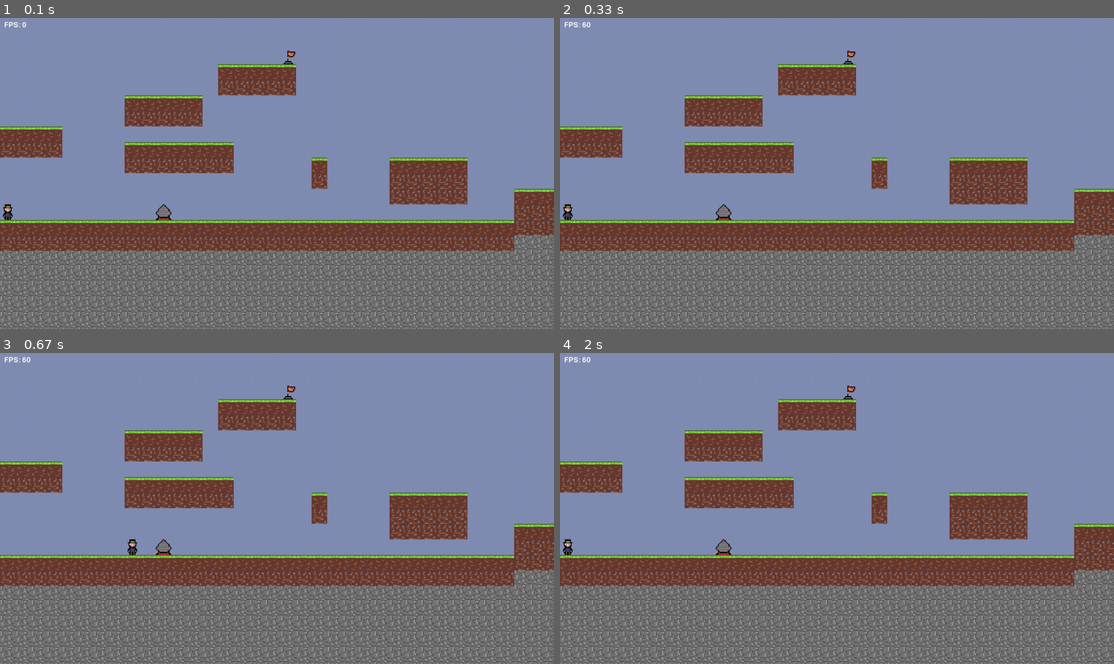
Above: before the commit, frames 1-4 (two rows, left to right).
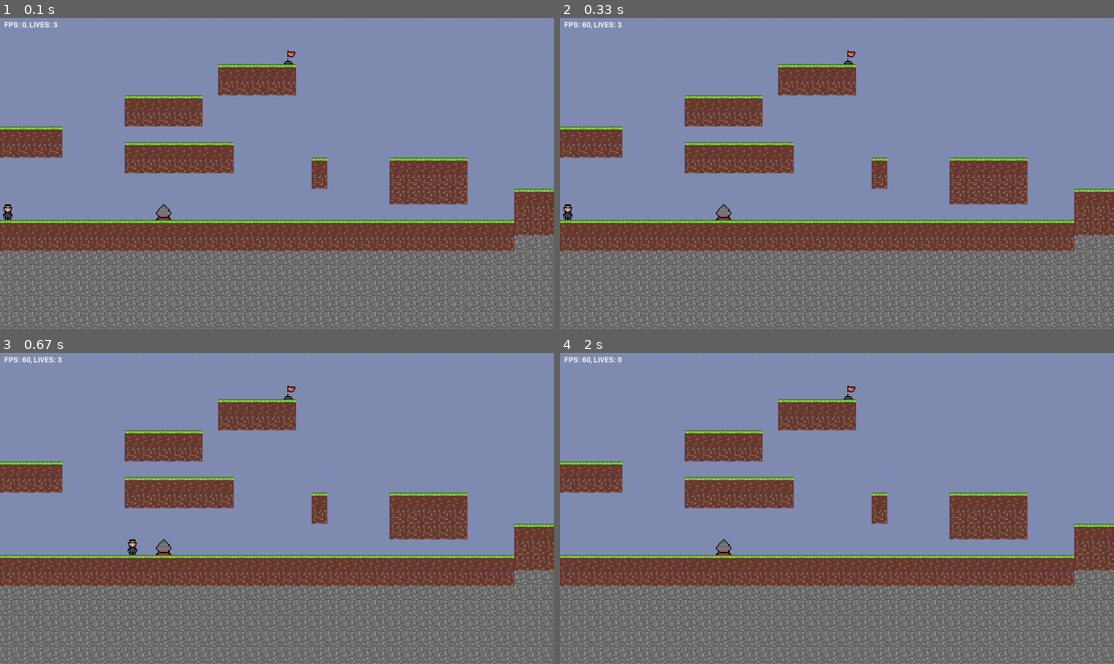
Above: after the commit, the same moments.

Repository: j-x-smith/Pygame-Platformer-Prototype
Game: pygame game, started from main.py
Two runs of this game, one before a commit and one after it. Both use one fixed random seed, a clock stepped at 60 frames per second and the inputs below.
Inputs:
- Up to frame 1 (0.1 s): no input
- Up to frame 2 (0.33 s): no input
- Up to frame 3 (0.67 s): hold Q from 0.33 s (still down); hold Right from 0.33 s (still down)
- Up to frame 4 (2 s): release Q at 0.8 s; release Right at 0.8 s; hold S 0.83-1.3 s; hold Right 0.83-1.3 s; hold E 1.33-1.8 s; hold Right 1.33-1.8 s

The runs differ from the first frame. In frame 1, less than 0.1% of the frame differs, in the area x 4-11%, y 1-4%; in frame 2, less than 0.1%; in frame 3, less than 0.1%; in frame 4, 0.1%, in the area x 0-12%, y 1-65%.

Commit message:
Refactor game structure to implement separate render and update layers, enhance player collision handling, and improve level loading logic

Diff:
--- a/assets/levels/level2.txt
+++ b/assets/levels/level2.txt
@@ -7,7 +7,7 @@
 ..................SGDDGG.............
 GGGS..............SDDDDDGS....F......
 DDD......................GGGGGGGGGGGG
-....S....................DDDDDDDDDDDD
+....S..Z.................DDDDDDDDDDDD
 ...GGGGGGGGG.............DCCCCCCCCCCC
 P.....................Z..DCCCCCCCCCCC
 GGGGGGGGGGGGGGGGGGGGGGGGGDCCCCCCCCCCC
--- a/src/game.py
+++ b/src/game.py
@@ -20,11 +20,13 @@
         self.bg_color = BG_COLOR
         self.bg_music = load_music("assets/sounds/music/bg_music2.wav", volume=20, loop=True)
         self.bg_music.play()
+        self.state = "PLAYING"
 
         pygame.display.set_caption(WINDOW_TITLE)
         self.screen = pygame.display.set_mode((WINDOW_WIDTH, WINDOW_HEIGHT))
 
-        self.all_sprites = pygame.sprite.Group()
+        self.render_layer = pygame.sprite.Group()
+        self.update_layer = pygame.sprite.Group()
         self.tile_sprites = pygame.sprite.Group()
         self.enemy_sprites = pygame.sprite.Group()
         self.laser_sprites = pygame.sprite.Group()
@@ -35,13 +37,17 @@
         if self.player is None:
             self.player = Player(60, 450)
             self.player.tile_sprites = self.tile_sprites
+            self.player.enemy_sprites = self.enemy_sprites
             self.all_sprites.add(self.player)
 
     def load_new_level(self, level_number):
         try:
             level_data = parse_level(f"./assets/levels/level{level_number}.txt")
-            self.all_sprites.empty()
+            self.render_layer.empty()
+            self.update_layer.empty()
             self.tile_sprites.empty()
+            self.enemy_sprites.empty()
+            self.laser_sprites.empty()
             self.player = None
             load_level(level_data, self)
         except Exception as e:
@@ -65,14 +71,16 @@
 
             self.handle_input()
 
-            self.all_sprites.update(self.delta_time)
+            self.update_layer.update(self.delta_time)
 
             self.screen.fill(self.bg_color)
-            self.all_sprites.draw(self.screen)
+            self.render_layer.draw(self.screen)
 
             # Render and blit debug text
-            DEBUG_FONT.draw(self.screen, f"FPS: {self.clock.get_fps():.0f}", pos=(10,10))
-
+            if self.state == "PLAYING":
+                DEBUG_FONT.draw_text(self.screen, f"FPS: {self.clock.get_fps():.0f}, LIVES: {self.player.lives}", pos=(10,10))
+            elif self.state == "GAME_OVER":
+                DEBUG_FONT.draw_text(self.screen, "Game Over!", (WINDOW_WIDTH / 2, WINDOW_HEIGHT / 2))
             pygame.display.flip()
 
         pygame.quit()
--- a/src/levelhandler.py
+++ b/src/levelhandler.py
@@ -41,16 +41,18 @@
                 if cell == Player:
                     game.player = Player(x, y)
                     game.player.tile_sprites = game.tile_sprites
+                    game.player.enemy_sprites = game.enemy_sprites
                     game.player.game = game
-                    game.all_sprites.add(game.player)
+                    game.render_layer.add(game.player)
+                    game.update_layer.add(game.player)
                 elif cell == GrassTile:
                     new_tile = GrassTile(x, y)
                     game.tile_sprites.add(new_tile)
-                    game.all_sprites.add(new_tile)
+                    game.render_layer.add(new_tile)
                 elif cell == DirtTile:
                     new_tile = DirtTile(x, y)
                     game.tile_sprites.add(new_tile)
-                    game.all_sprites.add(new_tile)
+                    game.render_layer.add(new_tile)
                 elif cell == SpikeTile:
                     rotation = 0
                     directions = [
@@ -67,21 +69,23 @@
 
                     new_tile = SpikeTile(x, y, rotation)
                     game.tile_sprites.add(new_tile)
-                    game.all_sprites.add(new_tile)
+                    game.render_layer.add(new_tile)
                 elif cell == CobbleTile:
                     new_tile = CobbleTile(x, y)
                     game.tile_sprites.add(new_tile)
-                    game.all_sprites.add(new_tile)
+                    game.render_layer.add(new_tile)
                 elif cell == Zorg:
                     new_tile = Zorg(x, y)
                     new_tile.tile_sprites = game.tile_sprites
                     new_tile.game = game
-                    game.all_sprites.add(new_tile)
+                    game.render_layer.add(new_tile)
+                    game.update_layer.add(new_tile)
+                    game.enemy_sprites.add(new_tile)
 
                 elif cell == GoalTile:
                     new_tile = GoalTile(x, y)
                     game.tile_sprites.add(new_tile)
-                    game.all_sprites.add(new_tile)
+                    game.render_layer.add(new_tile)
 
 def get_tile(level_data, row, col):
     if 0 <= row < len(level_data) and 0 <= col < len(level_data[row]):
--- a/src/sprites.py
+++ b/src/sprites.py
@@ -12,7 +12,7 @@
         - image_source - (string, or preloaded iamge)
         - x / y - The coordinates you would like the sprite to spawn at.
         - speed - The speed that the sprite will move at (if any speed defined)"""
-    def __init__(self, image_source, x, y, speed, type=None):
+    def __init__(self, image_source, x, y, speed, sprite_type=None):
         super().__init__() # Initialises the sprite class
         if isinstance(image_source, str): # Checking if the source is a string.
             self.image = pygame.image.load(image_source).convert_alpha() # If so, then load the image.
@@ -21,10 +21,11 @@
 
         self.rect = self.image.get_rect(topleft=(x,y)) # Set the "rect" variable to be used in collisions.
         self.speed = speed # Set the speed variable to be used in the update functions
-        self.type = type
+        self.type = sprite_type # sets the sprite type to be used in the collisions.
 
     def update(self, delta_time):
-        """The Basic """
+        """The Basic function to be added to each sprite to handle what they do
+        in every frame."""
         pass
 
     def handle_collision(self, prev_x, prev_y, horiz_verti="HORIZ"):
@@ -115,6 +116,7 @@
                         if isinstance(tile, SpikeTile):
                             self.death_sound.play()
                             self.respawn()
+                            self.lives -= 1
                             return  # Exit early to prevent any further updates
 
                         # 2. Check for Goal Collision (The working goal logic!)
@@ -129,6 +131,12 @@
                                 self.game.load_new_level(self.game.curr_level) # Load the new level
                                 print("GOAL!")
                                 return # Exit early after a goal is triggered
+
+                        if isinstance(tile, Laser):
+                            self.lives -= 1
+                            self.death_sound.play()
+                            self.respawn()
+
                     case "Enemy":
                         if isinstance(tile, SpikeTile):
                             if self.direction_x > 0:
@@ -176,6 +184,7 @@
 
         self.on_ground = False
         self.tile_sprites = None
+        self.enemy_sprites = None
 
         self.death_sound = load_sound("assets/sounds/sfx/death.wav", volume=100)
         self.jump_sound = load_sound("assets/sounds/sfx/jump.wav", volume=100)
@@ -222,7 +231,7 @@
             self.dash_timer = self.dash_duration
 
         # Edge-detect jump so holding the key doesn't chain-fire jumps
-        if down_pressed and not self.down_held:
+        if (down_pressed and not self.down_held) and (self.on_ground == False):
             self.velocity_y = DOWN_STRENGTH
             self.on_ground = False
             self.jump_sound.play()
@@ -243,11 +252,29 @@
         self.rect.x += self.direction_x * self.speed * delta_time
 
         self.handle_collision(prev_x,prev_y, "HORIZ")
+        self.check_enemy_collisions(self.enemy_sprites)
 
         self.velocity_y += GRAVITY * delta_time
         self.rect.y += self.velocity_y * delta_time
 
         self.handle_collision(prev_x,prev_y, "VERTI")
+        self.check_enemy_collisions(self.enemy_sprites)
+
+        if self.lives == 0:
+            self.kill()
+
+    def check_enemy_collisions(self, enemy_sprites):
+        hits = pygame.sprite.spritecollide(self, enemy_sprites, False)
+
+        for enemy in hits:
+            if self.velocity_y > 0 and self.rect.bottom < enemy.rect.centery:
+                enemy.kill()
+                self.velocity_y = -300
+                self.current_jumps = 1
+            else:
+                self.death_sound.play()
+                self.respawn()
+                self.lives -= 1
 
     def respawn(self):
         """Respawn the player at their spawn position"""
@@ -291,9 +318,10 @@
             case EnemyStates.ATTACKING:
                 if not self.doing_attack:
                     prev_state = self.state
-                    laser = Laser(self.rect.x, self.rect.y, self.direction_x)
+                    laser = Laser(self.rect.x, self.rect.centery, self.direction_x)
                     self.game.laser_sprites.add(laser)
-                    self.game.all_sprites.add(laser)
+                    self.game.render_layer.add(laser)
+                    self.game.update_layer.add(laser)
                     laser.tile_sprites = self.game.tile_sprites
                     self.shoot_sound.play()
                     self.doing_attack = True
--- a/src/ui.py
+++ b/src/ui.py
@@ -11,14 +11,9 @@
 
         self.color = color
 
-    def draw(self, screen: pygame.surface.Surface, text, pos,rect=None):
-        if rect:
-            rendered_text = self.font.render(text, antialias=True, color=self.color)
-            text_rect = rendered_text.get_rect(center=rect.center)
-            screen.blit(rendered_text, text_rect)
-        if not rect and pos:
-            rendered_text = self.font.render(text, antialias=True, color=self.color)
-            screen.blit(rendered_text, pos)
+    def draw_text(self, screen: pygame.surface.Surface, text, pos):
+        rendered_text = self.font.render(text, antialias=True, color=self.color)
+        screen.blit(rendered_text, pos)
 
 # Button Class
 class Button:
Binary file changed: assets/sprites/laser.png
Not shown, changed: assets/sounds/sfx/death.wav
